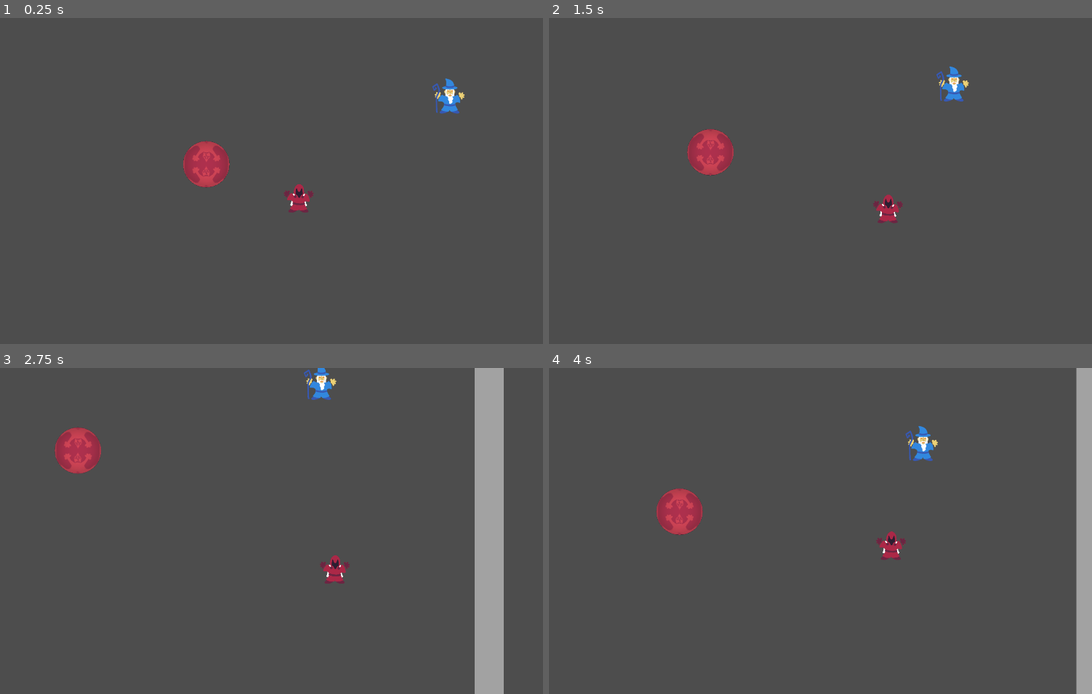
Above: before the commit, frames 1-4 (two rows, left to right).
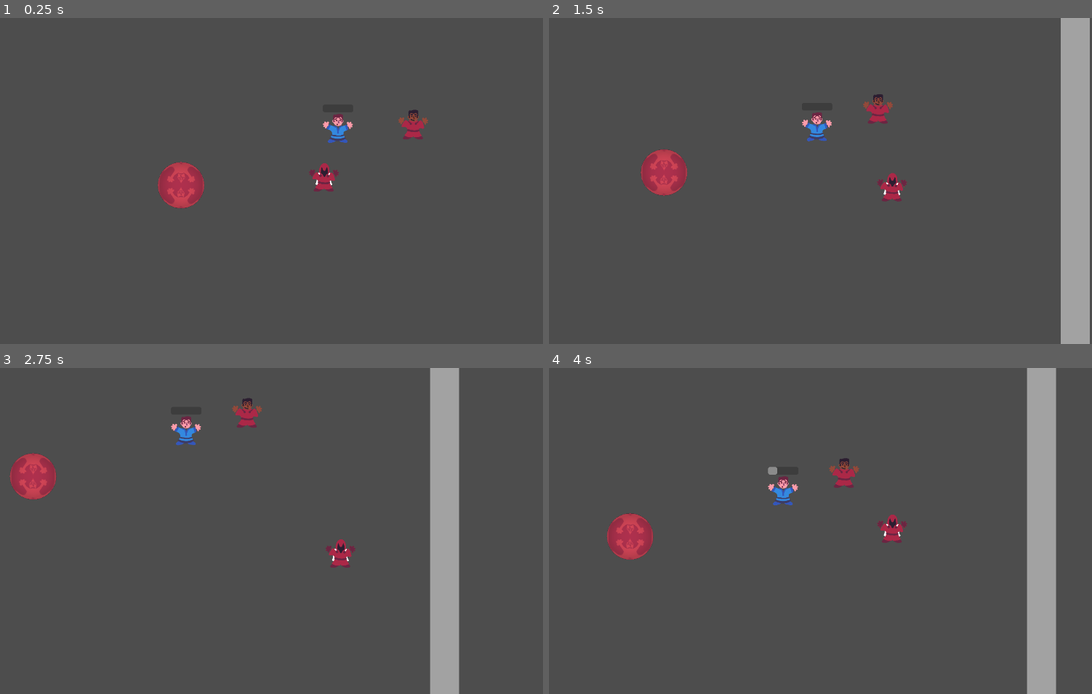
Above: after the commit, the same moments.

Repository: Hangover-Sunshine/KATAMARI-MEATBALL
Game: Godot game, scene res://scenes/Temporary/CatamariTest.tscn
Same seed, same stepped clock (60 frames per second), same inputs: the game is played once before the commit and once after it. This scene is started directly instead of the project's main scene.
Inputs (mouse positions are in pixels of both pictures, inside the frame that each line leads up to):
- Up to frame 1 (0.25 s): no input
- Up to frame 2 (1.5 s): move the mouse to (929, 164) at 0.52 s; hold D (WalkRight) 0.53-1.28 s; click (929, 164) at 0.67 s; move the mouse to (684, 197) at 1.27 s; hold S (WalkDown) from 1.28 s (still down)
- Up to frame 3 (2.75 s): move the mouse to (309, 459) at 2.02 s; release S (WalkDown) at 2.03 s; hold D (WalkRight) from 2.03 s (still down)
- Up to frame 4 (4 s): move the mouse to (771, 596) at 2.77 s; release D (WalkRight) at 2.78 s; hold W (WalkUp) 2.78-3.53 s; click (771, 596) at 2.92 s; move the mouse to (977, 579) at 3.52 s; hold A (WalkLeft) from 3.53 s (still down)

The runs differ from the first frame. In frame 1, 3.0% of the frame differs, in the area x 29-86%, y 18-60%; in frame 2, 8.6%; in frame 3, 14%, in the area x 1-93%, y 0-100%; in frame 4, 12%.

Commit message:
making it so cultists/heroes don't get stuck if the civvy is eaten but they aren't

Diff:
--- a/scenes/MainLevel.tscn
+++ b/scenes/MainLevel.tscn
@@ -108,9 +108,8 @@
 Player = NodePath("../Player")
 ProjectileHolder = NodePath("../ProjectileHolder")
 
-[node name="CivilianController" type="Node2D" parent="Game" node_paths=PackedStringArray("FleePoints", "ExitPoints")]
+[node name="CivilianController" type="Node2D" parent="Game" node_paths=PackedStringArray("ExitPoints")]
 script = ExtResource("7_eiv6q")
-FleePoints = NodePath("")
 ExitPoints = NodePath("ExitPoints")
 CivilianPrefab = ExtResource("8_b54mm")
 
--- a/scenes/Temporary/CatamariTest.tscn
+++ b/scenes/Temporary/CatamariTest.tscn
@@ -27,7 +27,7 @@
 navigation_polygon = SubResource("NavigationPolygon_ccia3")
 
 [node name="Player" parent="." instance=ExtResource("1_uof3s")]
-position = Vector2(207, 99)
+position = Vector2(374, -40)
 Speed = 375.0
 
 [node name="BallCamera" parent="." node_paths=PackedStringArray("Player", "Target") instance=ExtResource("2_efhlj")]
@@ -150,9 +150,7 @@
 gizmo_extents = 100.0
 
 [node name="Civilian" parent="CivilianController" instance=ExtResource("6_qedqf")]
-process_mode = 4
-visible = false
-position = Vector2(-151, -216)
+position = Vector2(638, -131)
 
 [node name="Civilian2" parent="CivilianController" instance=ExtResource("6_qedqf")]
 process_mode = 4
@@ -166,8 +164,6 @@
 CultistPrefab = ExtResource("8_xpyn0")
 
 [node name="Cultist" parent="." instance=ExtResource("8_xpyn0")]
-process_mode = 4
-visible = false
 position = Vector2(753, -199)
 
 [node name="Cultist2" parent="." instance=ExtResource("8_xpyn0")]
@@ -176,8 +172,12 @@
 position = Vector2(-619, -469)
 
 [node name="MeleeHero" parent="." instance=ExtResource("9_jtfr8")]
+process_mode = 4
+visible = false
 position = Vector2(882, -945)
 MovementSpeed = 350.0
 
 [node name="RangedHero" parent="." instance=ExtResource("10_lwb00")]
+process_mode = 4
+visible = false
 position = Vector2(707, -227)
--- a/scripts/entity/Civilian.gd
+++ b/scripts/entity/Civilian.gd
@@ -142,6 +142,11 @@
 ##
 
 func rolled_over():
+	if being_converted_by() != null:
+		stop_converting()
+	elif being_escorted_by() != null:
+		stop_escorting()
+	##
 	GlobalSignals.emit_signal("entity_removed")
 	# spawn particle
 
